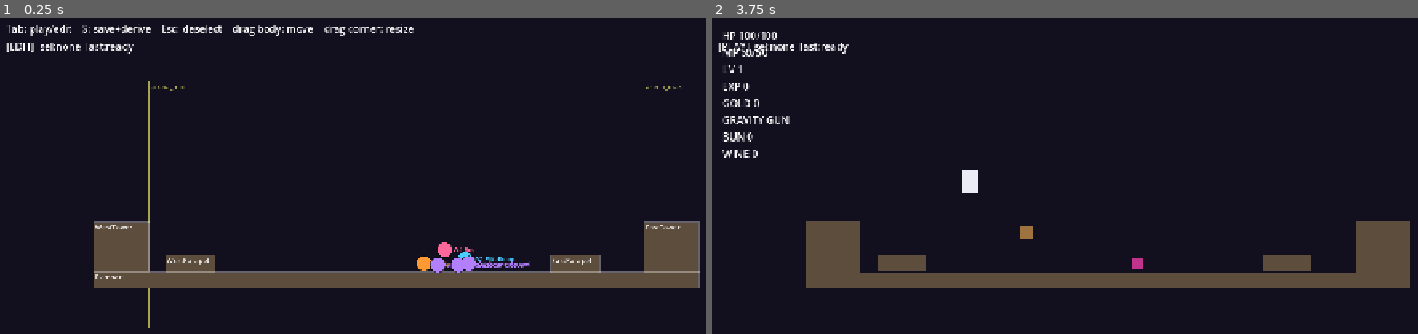
Above: before the commit, frames 1-2 (left to right).
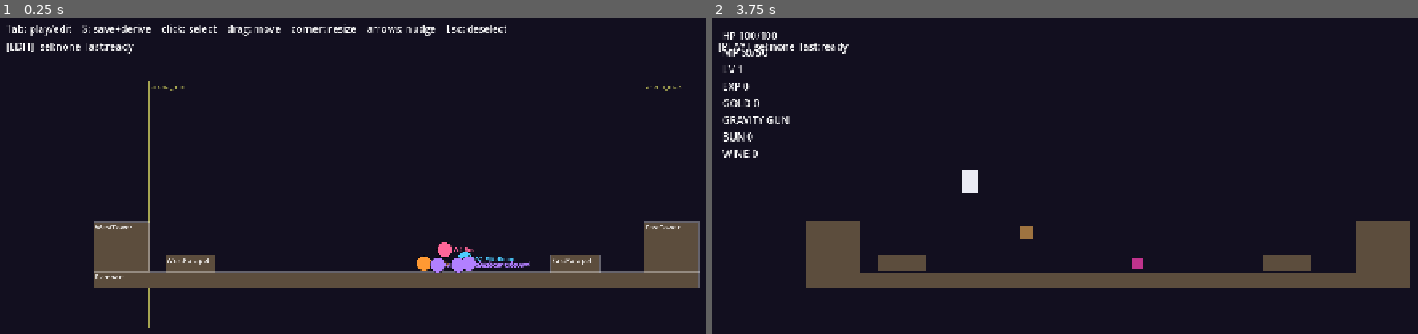
Above: after the commit, the same moments.

Repository: aigengame/godot-agent
Game: Godot game, scene res://scenes/editor.tscn
The game is run twice, just before and just after one commit, with the same random seed, the same clock (stepped at 60 frames per second) and the same inputs. This scene is started directly instead of the project's main scene.
Inputs (mouse positions are in pixels of both pictures, inside the frame that each line leads up to):
- Up to frame 1 (0.25 s): no input
- Up to frame 2 (3.75 s): tap Enter (retry) every 0.75 s from 0.5 to 3.5 s; move the mouse to (1283, 217) at 0.52 s; hold Right (move_right) 0.53-1.25 s; tap R (drink_wine) at 0.6 s; click (1283, 217) at 0.67 s; tap Space (jump) at 0.77 s; drag from (944, 261) to (1065, 327) at 1.27 s; move the mouse to (1185, 141) at 2.02 s; hold Right (move_right) 2.03-2.75 s; tap J (fire) at 2.1 s; click (1185, 141) at 2.17 s; drag from (1065, 327) to (867, 172) at 2.77 s; move the mouse to (1347, 305) at 3.52 s; hold Left (move_left) from 3.53 s (still down); tap Tab at 3.6 s; click (1347, 305) at 3.67 s

The runs differ from the first frame. In frame 1, 0.7% of the frame differs, in the area x 22-72%, y 1-6%; in frame 2, nothing differs.

Commit message:
feat(panda-adventure): robust editor input + keyboard nudge + minimal-diff save (#438)
- Hit-test from the event's own world position (make_input_local) instead of
  get_global_mouse_position(), so a click that isn't preceded by tracked motion
  still selects (also what gda's input injection needs — it cannot hold a button
  across a drag).
- Arrow keys nudge the selected element one tile, through the same model setters
  as a drag — precise keyboard editing, and the movement channel gda input can
  drive live.
- save() writes only the authority (level/enemies) that actually changed, so an
  untouched JSON file never churns (minimal JSON-authority diff).
- Help text lists the click/drag/resize/nudge affordances.

Verified live (windowed daemon session on the editor entry): loads Level 1
(platforms=5, waves=4), click-select a spawn, nudge it, S save+derive (worktree
JSON moved 640,452 -> 736,372; editor_derived exit 0 via the Python builder), Tab
edit<->play instances main.tscn for WYSIWYG play and tears it down.

Co-Authored-By: Claude Fable 5 <noreply@anthropic.com>

Diff:
--- a/examples/platformer/panda-adventure/scenes/editor.tscn
+++ b/examples/platformer/panda-adventure/scenes/editor.tscn
@@ -16,7 +16,7 @@
 [node name="Help" type="Label" parent="Overlay" unique_id=1972067865]
 offset_left = 16.0
 offset_top = 12.0
-text = "Tab: play/edit    S: save+derive    Esc: deselect    drag body: move    drag corner: resize"
+text = "Tab: play/edit    S: save+derive    click: select    drag: move    corner: resize    arrows: nudge    Esc: deselect"
 
 [node name="Status" type="Label" parent="Overlay" unique_id=1336018156]
 offset_left = 16.0
--- a/examples/platformer/panda-adventure/src/editor/editor_controller.gd
+++ b/examples/platformer/panda-adventure/src/editor/editor_controller.gd
@@ -124,15 +124,27 @@
 					queue_redraw()
 					_set_status()
 				return
+			KEY_LEFT, KEY_RIGHT, KEY_UP, KEY_DOWN:
+				# Nudge the selected element one tile — precise keyboard editing
+				# alongside mouse drag (and the one movement channel `gda input`
+				# can drive, since it cannot hold a button across a drag).
+				if not is_playing and _sel["kind"] != HIT_NONE:
+					_nudge(_arrow_delta(event.keycode))
+					get_viewport().set_input_as_handled()
+				return
 	if is_playing or _model == null:
 		return
 	if event is InputEventMouseButton and event.button_index == MOUSE_BUTTON_LEFT:
+		# Read the event's OWN position (transformed to this node's world space by
+		# make_input_local, so the camera zoom/offset are applied) rather than
+		# get_global_mouse_position(), which only reflects tracked motion — a bare
+		# injected click would otherwise hit-test at a stale position.
 		if event.pressed:
-			_begin_drag(get_global_mouse_position())
+			_begin_drag((make_input_local(event) as InputEventMouseButton).position)
 		else:
 			_end_drag()
 	elif event is InputEventMouseMotion and _dragging:
-		_update_drag(get_global_mouse_position())
+		_update_drag((make_input_local(event) as InputEventMouseMotion).position)
 
 
 func _begin_drag(world: Vector2) -> void:
@@ -179,6 +191,32 @@
 func _end_drag() -> void:
 	_dragging = false
 	_active = _none()
+
+
+func _arrow_delta(keycode: int) -> Vector2:
+	match keycode:
+		KEY_LEFT: return Vector2(-TILE, 0.0)
+		KEY_RIGHT: return Vector2(TILE, 0.0)
+		KEY_UP: return Vector2(0.0, -TILE)
+		_: return Vector2(0.0, TILE)  # KEY_DOWN
+
+
+## Move the current selection by `delta` (one tile per arrow press), through the
+## same model setters and clamps as a mouse drag — so a keyboard nudge and a drag
+## are the same edit. The Arena bounds move on the x axis only.
+func _nudge(delta: Vector2) -> void:
+	match _sel["kind"]:
+		HIT_SEGMENT, HIT_SEGMENT_RESIZE:
+			_model.set_platform_center(_sel["a"], _model.get_platform_center(_sel["a"]) + delta)
+		HIT_SPAWN:
+			_model.set_spawn_position(_sel["a"], _sel["b"], _model.get_spawn_position(_sel["a"], _sel["b"]) + delta)
+		HIT_ARENA_MIN:
+			_model.set_arena_min_x(minf(_model.get_arena_min_x() + delta.x, _model.get_arena_max_x() - TILE))
+		HIT_ARENA_MAX:
+			_model.set_arena_max_x(maxf(_model.get_arena_max_x() + delta.x, _model.get_arena_min_x() + TILE))
+	last_action = "nudge:" + _kind_name(_sel["kind"])
+	queue_redraw()
+	_set_status()
 
 
 func _hit_test(world: Vector2) -> Dictionary:
--- a/examples/platformer/panda-adventure/src/editor/editor_level_model.gd
+++ b/examples/platformer/panda-adventure/src/editor/editor_level_model.gd
@@ -26,8 +26,12 @@
 var _level: Dictionary = {}
 var _enemies: Dictionary = {}
 # Set on any mutation, cleared on load/save — drives the "unsaved edits" marker
-# and the save-before-play guard.
+# and the save-before-play guard. Backed by per-authority flags so a save writes
+# ONLY the file that actually changed (a minimal JSON diff; the untouched
+# authority is never reserialized).
 var dirty := false
+var _level_dirty := false
+var _enemies_dirty := false
 
 
 ## Load both JSON authorities from `res://data/json`. Returns false (after a loud
@@ -38,6 +42,8 @@
 	_level = _read_json(LEVEL_JSON_PATH)
 	_enemies = _read_json(ENEMIES_JSON_PATH)
 	dirty = false
+	_level_dirty = false
+	_enemies_dirty = false
 	if _level.is_empty() or _enemies.is_empty():
 		return false
 	return _level.has("platforms") and _enemies.has("waves")
@@ -57,6 +63,16 @@
 	return parsed
 
 
+func _mark_level() -> void:
+	_level_dirty = true
+	dirty = true
+
+
+func _mark_enemies() -> void:
+	_enemies_dirty = true
+	dirty = true
+
+
 # --- Backdrop + segment color (level authority) --------------------------------
 
 func get_background_color() -> Color:
@@ -65,7 +81,7 @@
 
 func set_background_color(color: Color) -> void:
 	_level["background_color"] = [color.r, color.g, color.b, color.a]
-	dirty = true
+	_mark_level()
 
 
 func get_platform_color() -> Color:
@@ -94,12 +110,12 @@
 
 func set_platform_center(index: int, center: Vector2) -> void:
 	_level["platforms"][index]["position"] = [center.x, center.y]
-	dirty = true
+	_mark_level()
 
 
 func set_platform_size(index: int, size: Vector2) -> void:
 	_level["platforms"][index]["size"] = [size.x, size.y]
-	dirty = true
+	_mark_level()
 
 
 # --- Arena interval (level authority) ------------------------------------------
@@ -114,12 +130,12 @@
 
 func set_arena_min_x(value: float) -> void:
 	_level["arena_min_x"] = value
-	dirty = true
+	_mark_level()
 
 
 func set_arena_max_x(value: float) -> void:
 	_level["arena_max_x"] = value
-	dirty = true
+	_mark_level()
 
 
 # --- Wave / Spawn roster positions (enemies authority) -------------------------
@@ -139,7 +155,7 @@
 
 func set_spawn_position(wave: int, spawn: int, position: Vector2) -> void:
 	_enemies["waves"][wave]["spawns"][spawn]["position"] = [position.x, position.y]
-	dirty = true
+	_mark_enemies()
 
 
 func get_spawn_label(wave: int, spawn: int) -> String:
@@ -148,17 +164,20 @@
 
 # --- Save (JSON authority only) ------------------------------------------------
 
-## Write both authorities back as pretty JSON. Only the mutated spatial values
-## differ from the loaded documents (the whole doc is re-serialized, but every
-## unedited field keeps its value). Returns false after a loud push_error on any
-## write failure; clears `dirty` on success.
+## Write the CHANGED authorities back as pretty JSON — only a file whose spatial
+## content was actually edited is reserialized, so an untouched authority never
+## churns (a minimal JSON diff). Within a written doc only the mutated values
+## differ; every unedited field keeps its value. Returns false after a loud
+## push_error on any write failure; clears the dirty flags on success.
 func save() -> bool:
-	var wrote_level := _write_json(LEVEL_JSON_PATH, _level)
-	var wrote_enemies := _write_json(ENEMIES_JSON_PATH, _enemies)
-	if wrote_level and wrote_enemies:
-		dirty = false
-		return true
-	return false
+	if _level_dirty and not _write_json(LEVEL_JSON_PATH, _level):
+		return false
+	if _enemies_dirty and not _write_json(ENEMIES_JSON_PATH, _enemies):
+		return false
+	dirty = false
+	_level_dirty = false
+	_enemies_dirty = false
+	return true
 
 
 func _write_json(path: String, document: Dictionary) -> bool:
